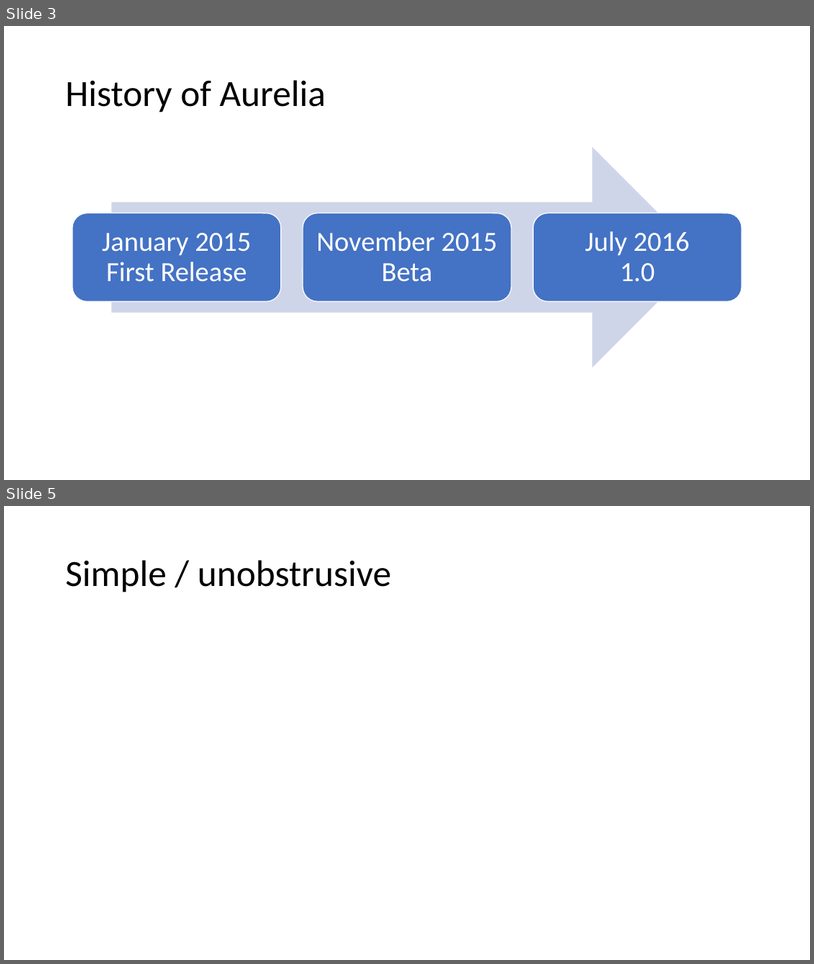
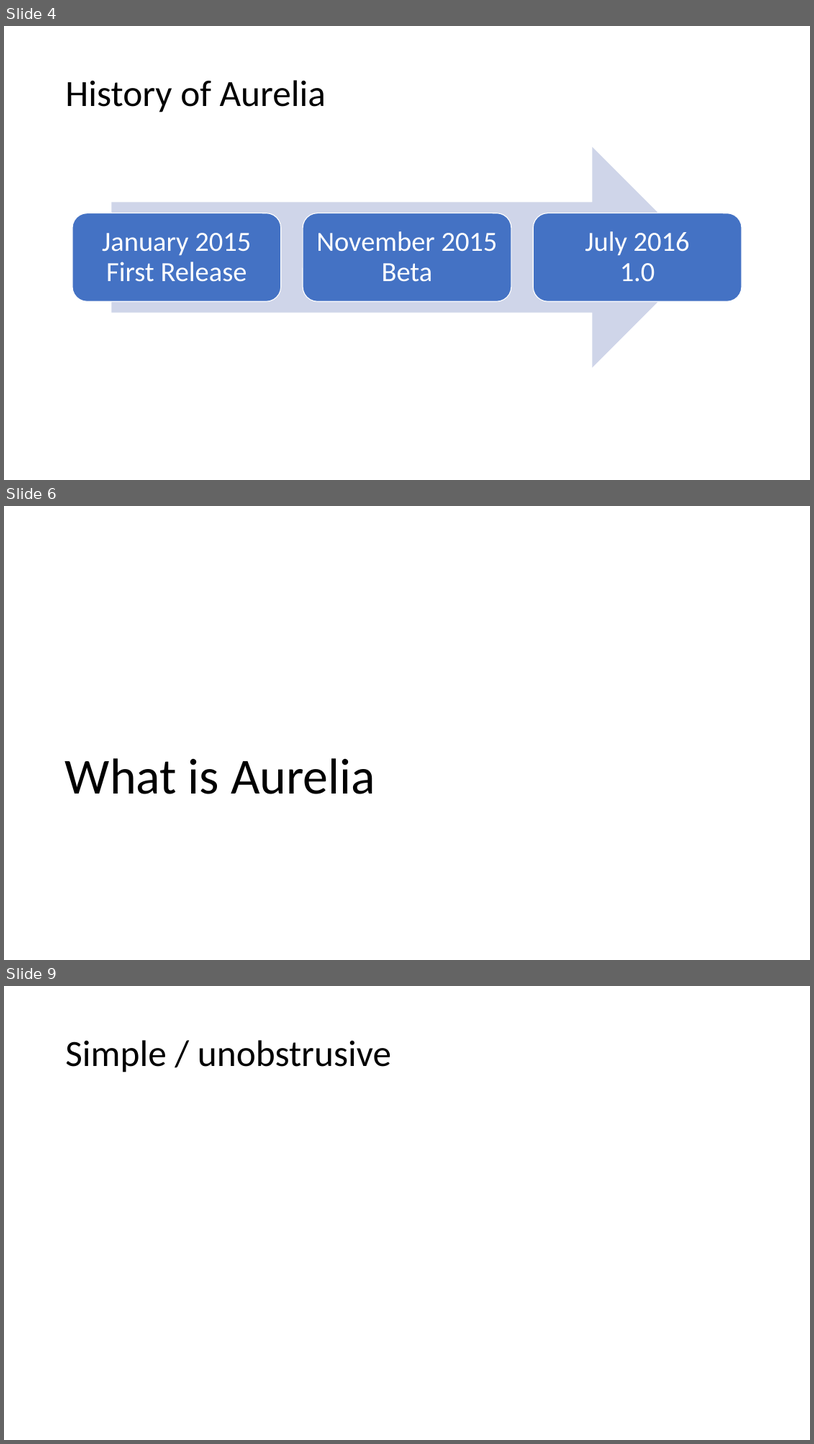
Before and after one commit to vuorinem/ADNUGTalk, a slide deck: Aurelia.pptm. Shown one above the other, each under a label of ours: slides 3 and 5 before the commit, slides 4, 6 and 9 after it; the slides between them are not shown. The pictures are 814x964 and 814x1444 pixels, drawn with LibreOffice and Linux fonts; fonts in the diff are those of the drawing. Boxes give left, top, right and bottom in pixels: in the first picture for what was removed or moved away, otherwise in the second. Text is boxed around its words. In the diff, an @@ line names an element or a change of style, - is before the commit and + after.

```diff
--- a/Aurelia.pptm
+++ b/Aurelia.pptm
@@ slide 6 added at bbox=[4, 506, 810, 960], background #FFFFFF @@
@@ title added at bbox=[65, 758, 376, 794], 60 pt, text #000000 @@
+What is Aurelia
@@ what was slide 3 is now slide 4 @@
@@ what was slide 5 is now slide 9 @@
```
Also in this commit, not shown: 3 slides changed, 12 other slides added, 1 slide removed.
